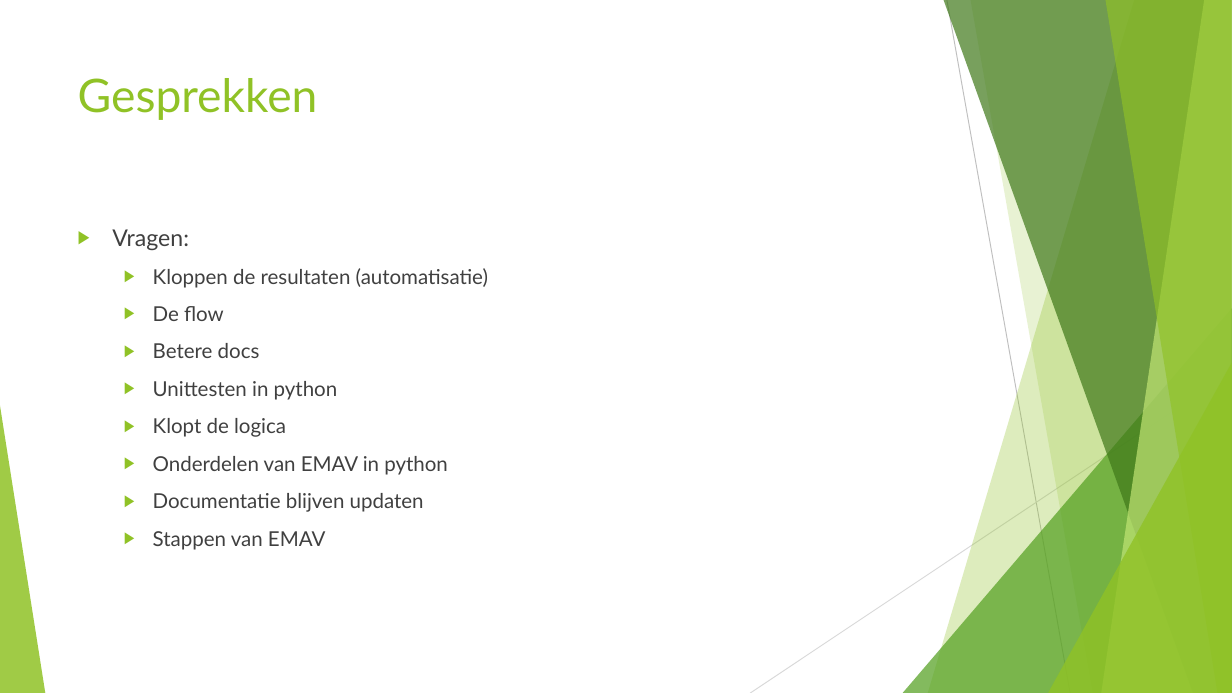
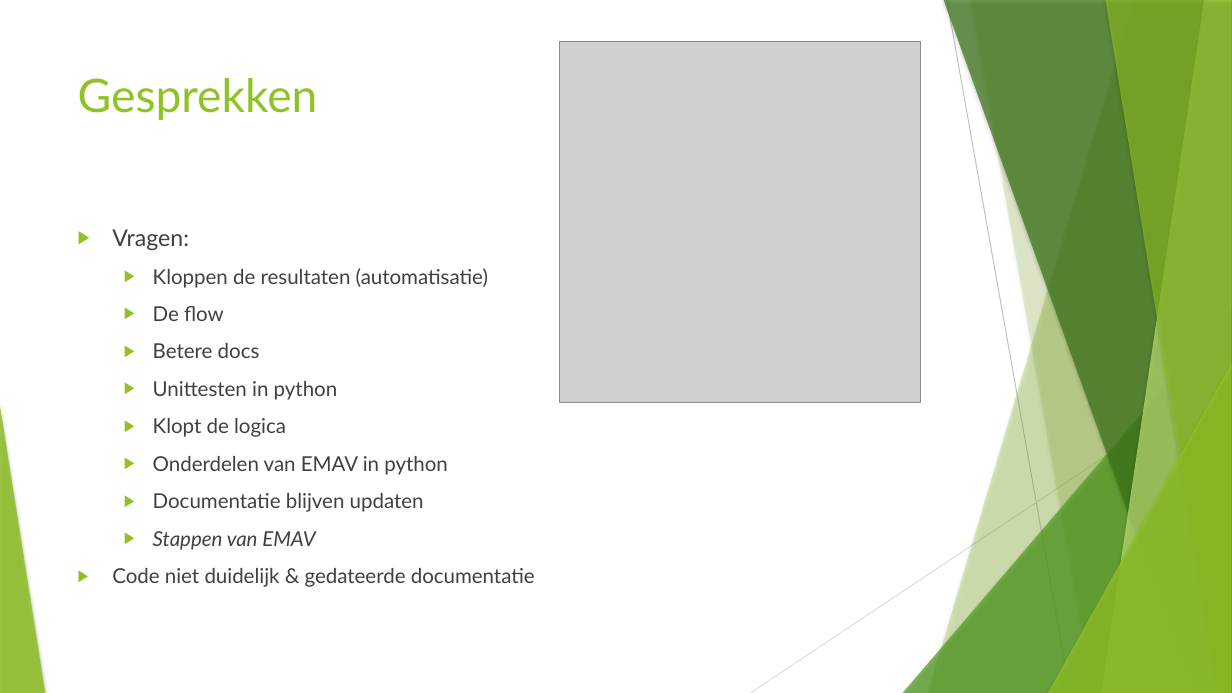
Before and after one commit to kodarakK/hogent-bachproef-caradocroetynck2526, a slide deck: slide 6 of Bachelorproef verdediging.pptx (slide 4 before the commit). Drawn at 1232x693 pixels with LibreOffice and Linux fonts; fonts in the diff are those of the drawing; grey boxes stand for pictures. Boxes give left, top, right and bottom in pixels: in the first picture for what was removed or moved away, otherwise in the second. Text is boxed around its words. In the diff, an @@ line names an element or a change of style, - is before the commit and + after.

```diff
--- a/Bachelorproef verdediging.pptx
+++ b/Bachelorproef verdediging.pptx
@@ freeform shape at bbox=[970, 0, 1232, 693]: shadow on; outline redrawn @@
@@ picture added at bbox=[559, 41, 921, 402] @@
@@ shadow on in 7 elements at bbox=[928, 0, 1232, 693], bbox=[903, 308, 1232, 693], bbox=[944, 0, 1232, 693], bbox=[1102, 0, 1232, 693], bbox=[1105, 0, 1232, 693], bbox=[1048, 363, 1232, 693], bbox=[0, 406, 45, 693] @@
@@ text at bbox=[153, 531, 315, 550]: italic on in "Stappen van EMAV" @@
@@ text at bbox=[112, 568, 535, 587]: paragraph added @@
+▶ Code niet duidelijk & gedateerde documentatie
```
Also in this commit, not shown: 11 other slides changed, 4 slides added, 1 slide removed, 1 other file.
